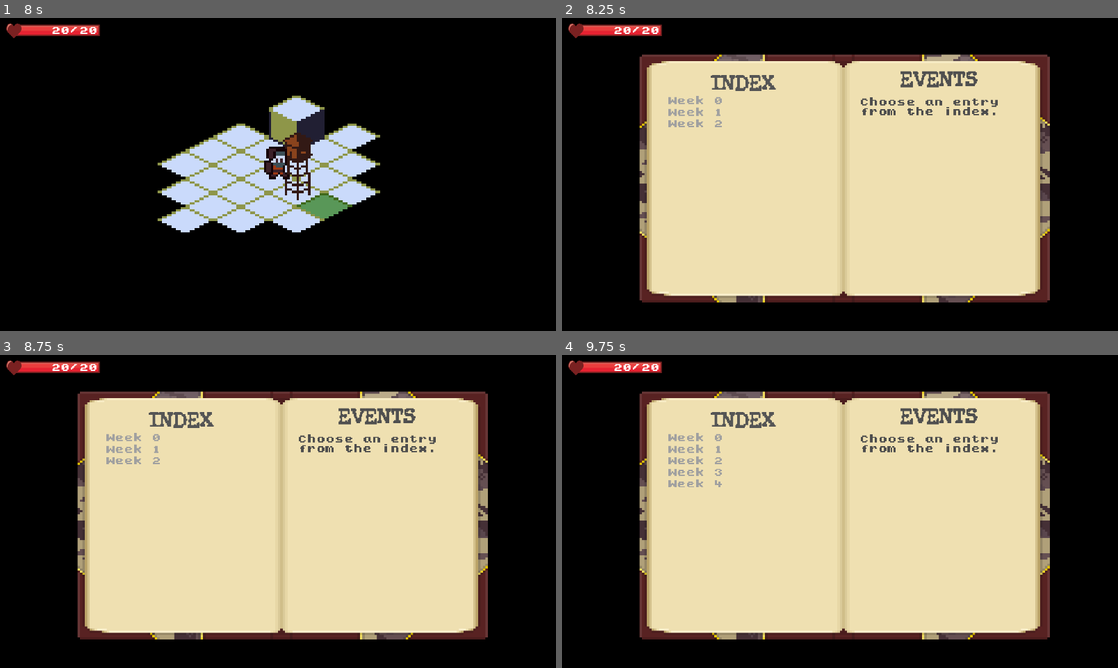
Above: before the commit, frames 1-4 (two rows, left to right).
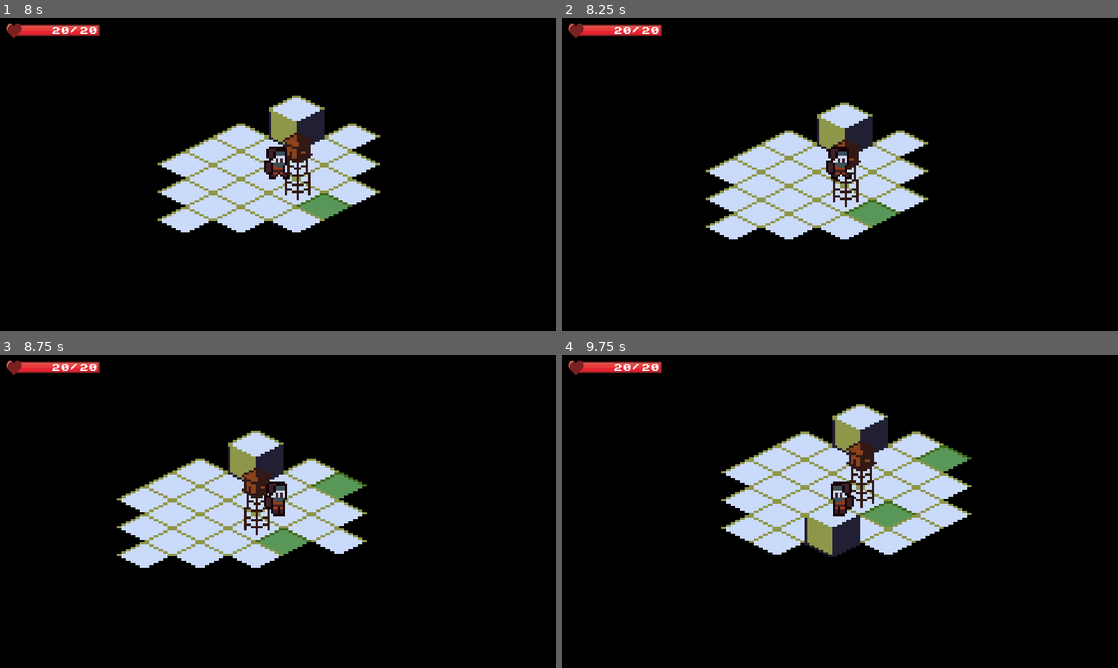
Above: after the commit, the same moments.

Repository: ZeeHatcher/project-forgotten
Game: Godot game, scene res://scenes/start_screen/start_screen.tscn
Same seed, same stepped clock (60 frames per second), same inputs: the game is played once before the commit and once after it.
Inputs (mouse positions are in pixels of both pictures, inside the frame that each line leads up to):
- Up to frame 1 (8 s): tap Enter at 0.5, 5.75, 7.25 s; move the mouse to (400, 158) at 0.52 s; hold D (move_right) 0.53-1.25 s; hold Tab (journal) 0.53-1.25 s; click (400, 158) at 0.67 s; click "Start" at 1.25 s; tap Space at 2, 6.5 s; move the mouse to (166, 190) at 2.02 s; hold S (move_down) 2.03-2.78 s; tap Tab (journal) every 1.5 s from 2.1 to 6.6 s; move the mouse to (333, 105) at 2.77 s; hold D (move_right) 2.78-3.53 s; hold Tab (journal) 2.78-3.53 s; move the mouse to (250, 237) at 3.52 s; hold W (move_up) 3.53-4.28 s; click (250, 237) at 3.67 s; move the mouse to (444, 221) at 4.27 s; hold Tab (journal) 4.28-5.03 s; hold A (move_left) 4.28-5.78 s; tap I (inventory) at 4.9 s; move the mouse to (111, 127) at 5.02 s; move the mouse to (305, 174) at 5.77 s; hold S (move_down) 5.78-6.53 s; hold Tab (journal) 5.78-6.53 s; click (305, 174) at 5.92 s; move the mouse to (194, 96) at 6.52 s; hold D (move_right) 6.53-7.28 s; move the mouse to (400, 158) at 7.27 s; hold W (move_up) from 7.28 s (still down); hold Tab (journal) from 7.28 s (still down)
- Up to frame 2 (8.25 s): move the mouse to (728, 190) at 8.02 s; release W (move_up) at 8.03 s; release Tab (journal) at 8.03 s; hold D (move_right) from 8.03 s (still down); tap Tab (journal) at 8.1 s; click (728, 190) at 8.17 s
- Up to frame 3 (8.75 s): keep holding D (move_right)
- Up to frame 4 (9.75 s): move the mouse to (895, 442) at 8.77 s; release D (move_right) at 8.78 s; hold S (move_down) 8.78-9.53 s; hold Tab (journal) 8.78-9.53 s; move the mouse to (812, 574) at 9.52 s; hold A (move_left) from 9.53 s (still down); tap Tab (journal) at 9.6 s

Frame 1 is identical in both runs. In frame 2, 59% of the frame differs, in the area x 13-88%, y 11-91%; in frame 3, 59%; in frame 4, 59%.

Commit message:
feat: disable hotkey when not unlocked

Diff:
--- a/scenes/tutorial/tutorial.gd
+++ b/scenes/tutorial/tutorial.gd
@@ -11,6 +11,8 @@
 onready var _event_tiles := $EventTiles
 onready var _event_service := $EventService
 onready var _gamesave_service := $GameSaveService
+onready var _journal := $"%Journal"
+onready var _inventory := $"%InventoryList"
 onready var _hud := $"%HUD"
 
 
@@ -18,6 +20,8 @@
 	unfog_tilemap(_player.global_position, 3)
 	_gamesave_service.save_game()
 	_hud.hide_all()
+	_inventory.set_process_input(false)
+	_journal.set_process_input(false)
 
 
 func _on_EventTiles_event_triggered(event_name: String):
@@ -47,3 +51,11 @@
 
 func load_next_level():
 	get_tree().change_scene("res://scenes/main/main.tscn")
+
+
+func _on_HUD_journal_unlocked():
+	_journal.set_process_input(true)
+
+
+func _on_HUD_inventory_unlocked():
+	_inventory.set_process_input(true)
--- a/scenes/tutorial/tutorial.tscn
+++ b/scenes/tutorial/tutorial.tscn
@@ -126,6 +126,7 @@
 [node name="Tween" type="Tween" parent="CanvasLayer/TemperatureBar"]
 
 [node name="InventoryList" type="ItemList" parent="CanvasLayer"]
+unique_name_in_owner = true
 visible = false
 anchor_left = 1.0
 anchor_top = 1.0
@@ -154,6 +155,7 @@
 player_inventory = ExtResource( 16 )
 
 [node name="Journal" parent="CanvasLayer" instance=ExtResource( 19 )]
+unique_name_in_owner = true
 visible = false
 
 [node name="EventBoard" parent="CanvasLayer" instance=ExtResource( 17 )]
@@ -183,7 +185,9 @@
 [connection signal="moved" from="Player" to="GameSaveService" method="_on_Player_moved"]
 [connection signal="temperature_updated" from="Player" to="CanvasLayer/TemperatureBar" method="_on_Player_temperature_updated"]
 [connection signal="inventory_button_pressed" from="CanvasLayer/HUD" to="CanvasLayer/InventoryList" method="_on_InventoryButton_pressed"]
+[connection signal="inventory_unlocked" from="CanvasLayer/HUD" to="." method="_on_HUD_inventory_unlocked"]
 [connection signal="journal_button_pressed" from="CanvasLayer/HUD" to="CanvasLayer/Journal" method="_on_JournalButton_pressed"]
+[connection signal="journal_unlocked" from="CanvasLayer/HUD" to="." method="_on_HUD_journal_unlocked"]
 [connection signal="load_game" from="CanvasLayer/Journal" to="GameSaveService" method="_on_Journal_load_game"]
 [connection signal="choice_selected" from="CanvasLayer/EventBoard" to="EventService" method="apply_outcome"]
 [connection signal="event_ended" from="CanvasLayer/EventBoard" to="EventService" method="end_event"]
--- a/ui/hud/hud.gd
+++ b/ui/hud/hud.gd
@@ -4,6 +4,8 @@
 signal map_button_pressed
 signal inventory_button_pressed
 signal journal_button_pressed
+signal inventory_unlocked
+signal journal_unlocked
 
 
 func hide_all():
@@ -20,10 +22,12 @@
 
 func unlock_journal():
 	$"%JournalButton".visible = true
+	emit_signal("journal_unlocked")
 
 
 func unlock_bag():
 	$"%InventoryButton".visible = true
+	emit_signal("inventory_unlocked")
 
 
 func unlock_temperature():
